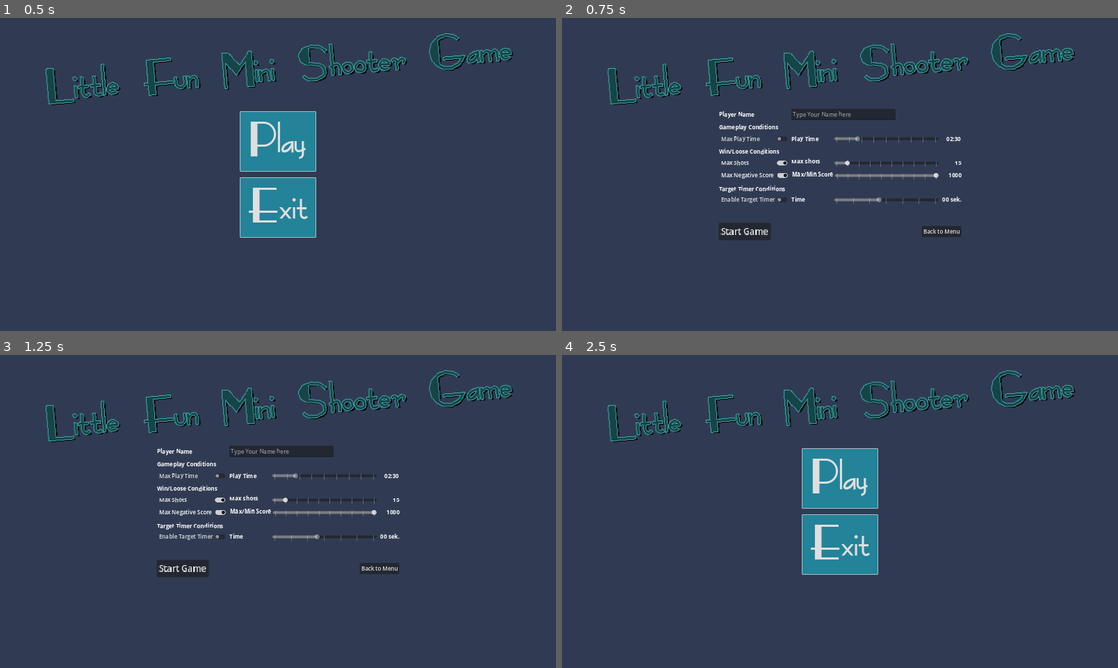
Above: before the commit, frames 1-4 (two rows, left to right).
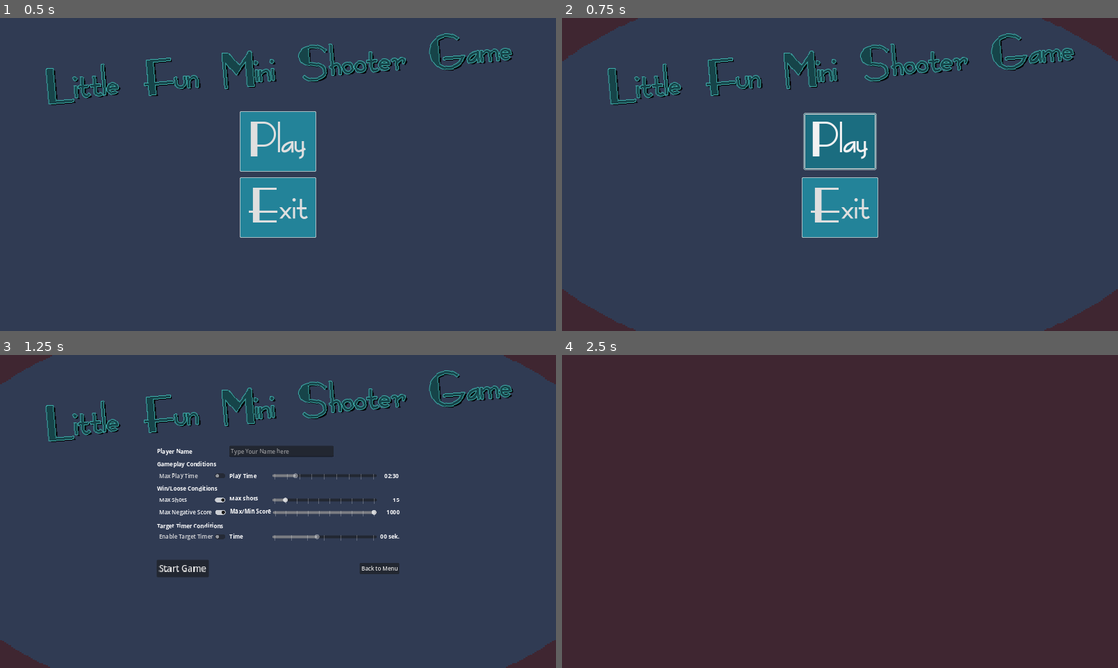
Above: after the commit, the same moments.

Repository: Coding-4Fun/Just4Fun_Mini_Shootergame
Game: Godot game, scene res://UI/MainMenuUI/MainMenuUI.tscn
Two runs of this game, one before a commit and one after it. Both use one fixed random seed, a clock stepped at 60 frames per second and the inputs below.
Inputs (mouse positions are in pixels of both pictures, inside the frame that each line leads up to):
- Up to frame 1 (0.5 s): no input
- Up to frame 2 (0.75 s): click "Play" at 0.5 s
- Up to frame 3 (1.25 s): no input
- Up to frame 4 (2.5 s): click (845, 452) at 1.27 s; type "Alex" at 1.35 s; click "Back to Menu" at 2 s

Frame 1 is identical in both runs. In frame 2, 11% of the frame differs, in the area x 0-100%, y 0-100%; in frame 3, 1.7%; in frame 4, 100%.

Commit message:
Chg: switching to new scene transition effect

Diff:
--- a/Globals/GameStateManager/GameStateManager.gd
+++ b/Globals/GameStateManager/GameStateManager.gd
@@ -75,9 +75,10 @@
 	gameWin = win
 	await get_tree().create_timer(2.0).timeout
 	get_tree().call_group("Shoots", "queue_free")
-	var sc = get_tree().change_scene_to_packed(Preloads.GameOverScene)
-	if sc != OK:
-		print("Error: change_scene_to()::GameOver")
+
+	ScreenTransition.transition_to_packedscene(Preloads.GameOverScene)
+	await ScreenTransition.transitioned_halfway
+
 
 
 func _input(event: InputEvent) -> void:
--- a/UI/GameEndDialog/GameEndDialog.gd
+++ b/UI/GameEndDialog/GameEndDialog.gd
@@ -32,10 +32,10 @@
 
 
 func _on_buttNewGame_pressed() -> void:
-	if get_tree().change_scene_to_packed(Preloads.GameSettingsScene) != OK:
-		print("Error: change_scene_to()::buttPlay")
+	ScreenTransition.transition_to_packedscene(Preloads.GameSettingsScene)
+	await ScreenTransition.transitioned_halfway
 
 
 func _on_buttMainMenu_pressed() -> void:
-	if get_tree().change_scene_to_packed(Preloads.MainMenuScene) != OK:
-		print("Error: change_scene_to()::buttBackToMenu_pressed")
+	ScreenTransition.transition_to_packedscene(Preloads.MainMenuScene)
+	await ScreenTransition.transitioned_halfway
--- a/UI/GameSettingsDialog/game_settings.gd
+++ b/UI/GameSettingsDialog/game_settings.gd
@@ -18,10 +18,10 @@
 
 func _on_butt_start_game_pressed() -> void:
 	Config.save_gameconfig()
-	if get_tree().change_scene_to_packed(Preloads.MainGameScene) != OK:
-		print("Error: change_scene_to()::buttPlay")
+	ScreenTransition.transition_to_packedscene(Preloads.MainGameScene)
+	await ScreenTransition.transitioned_halfway
 
 
 func _on_butt_back_to_menu_pressed() -> void:
-	if get_tree().change_scene_to_packed(Preloads.MainMenuScene) != OK:
-		print("Error: change_scene_to()::buttBackToMenu_pressed")
+	ScreenTransition.transition_to_packedscene(Preloads.MainMenuScene)
+	await ScreenTransition.transitioned_halfway
--- a/UI/InGameUI/ingameui.gd
+++ b/UI/InGameUI/ingameui.gd
@@ -126,5 +126,6 @@
 		GSM.GameTimer.stop()
 
 	Config.save_gameconfig()
-	if get_tree().change_scene_to_packed(Preloads.MainMenuScene) != OK:
-		print("Error: change_scene_to()::buttBackToMenu_pressed")
+
+	ScreenTransition.transition_to_packedscene(Preloads.MainMenuScene)
+	await ScreenTransition.transitioned_halfway
--- a/UI/MainMenuUI/MainMenuUI.gd
+++ b/UI/MainMenuUI/MainMenuUI.gd
@@ -15,8 +15,9 @@
 func _on_buttPlay_pressed():
 	# Change Scene to GameSettings Scene
 	random_stream_player_component.play_random()
-	if get_tree().change_scene_to_packed(Preloads.GameSettingsScene) != OK:
-		print("Error: change_scene_to()::buttPlay")
+
+	ScreenTransition.transition_to_packedscene(Preloads.GameSettingsScene)
+	await ScreenTransition.transitioned_halfway
 
 
 func _on_buttHightScore_pressed():
@@ -32,6 +33,8 @@
 func _on_buttExit_pressed():
 	random_stream_player_component.play_random()
 	# Close Game, Back to System. Not on HTML
+	ScreenTransition.transition(false)
+	await ScreenTransition.transitioned_halfway
 	notification(NOTIFICATION_WM_CLOSE_REQUEST)
 
 
